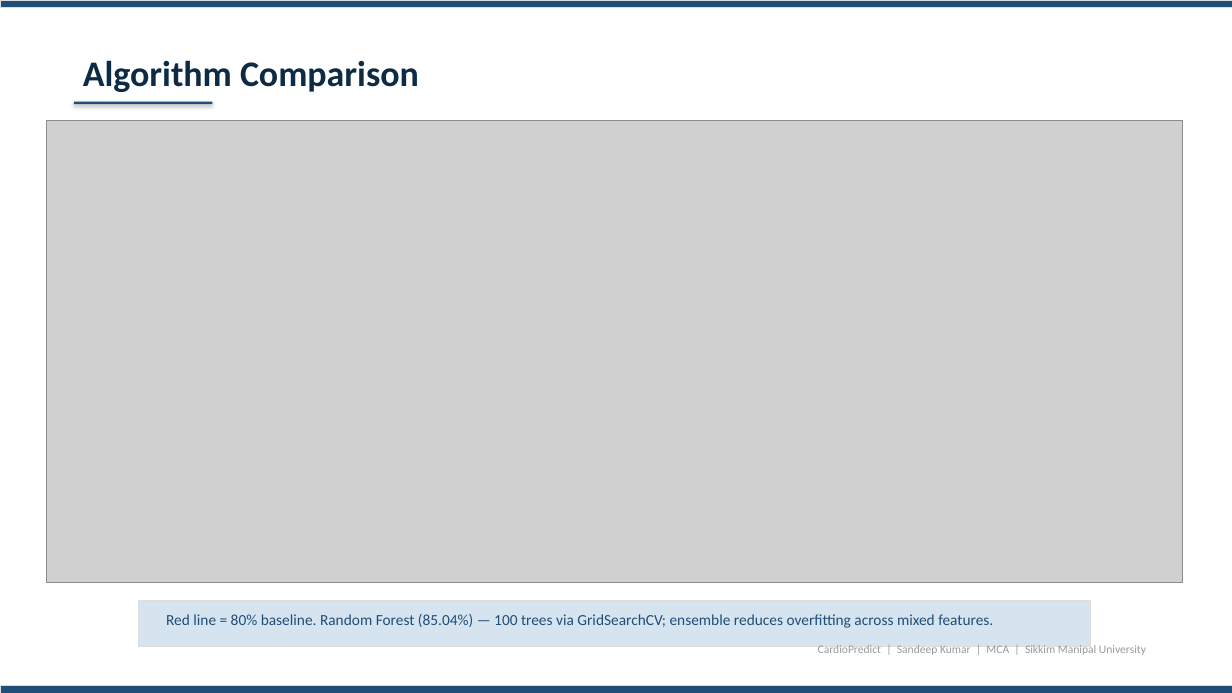
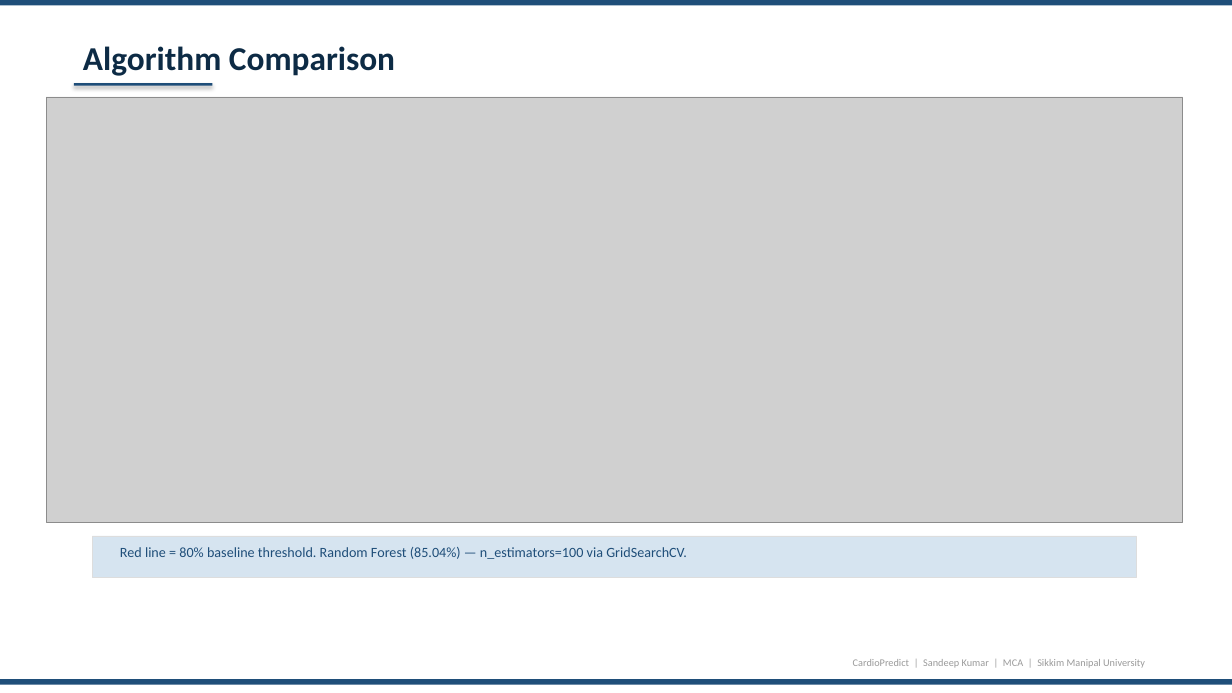
Before and after one commit to sandeeep-kr/HeartDiseaseProject, a slide deck: slide 7 of CardioPredict_Presentation.pptx. Drawn at 1232x693 pixels with LibreOffice and Linux fonts; fonts in the diff are those of the drawing; grey boxes stand for pictures. Boxes give left, top, right and bottom in pixels: in the first picture for what was removed or moved away, otherwise in the second. Text is boxed around its words. In the diff, an @@ line names an element or a change of style, - is before the commit and + after.

Commit message:
Fix PPT formatting: overflow fixes, consistent headers/footers, no emoji, proper spacing

```diff
--- a/CardioPredict_Presentation.pptx
+++ b/CardioPredict_Presentation.pptx
@@ rectangle at bbox=[0, 0, 1232, 6]: outline #DDDDDD 0.5 pt to none @@
@@ text "Algorithm Comparison": place and size @@
-text "Algorithm Comparison" at bbox=[83, 60, 419, 92]
+text "Algorithm Comparison" at bbox=[83, 46, 395, 76]
@@ text "Algorithm Comparison" at bbox=[83, 46, 395, 76]: size 28 to 26 pt @@
@@ rectangle: place and size @@
-rectangle at bbox=[74, 102, 213, 104]
+rectangle at bbox=[74, 83, 213, 86]
@@ picture: place and size @@
-picture at bbox=[46, 120, 1183, 582]
+picture at bbox=[46, 97, 1183, 522]
@@ rectangle: place and size @@
-rectangle at bbox=[139, 601, 1091, 647]
+rectangle at bbox=[92, 536, 1137, 578]
@@ text at bbox=[120, 547, 687, 559]: text changed; size 12 to 11 pt @@
-Red line = 80% baseline. Random Forest (85.04%) — 100 trees via GridSearchCV; ensemble reduces overfitting across mixed features.
+Red line = 80% baseline threshold. Random Forest (85.04%) — n_estimators=100 via GridSearchCV.
@@ text "CardioPredict | Sandeep Kumar | ...": place and size @@
-text "CardioPredict | Sandeep Kumar | ..." at bbox=[818, 645, 1146, 655]
+text "CardioPredict | Sandeep Kumar | ..." at bbox=[853, 659, 1145, 667]
@@ text "CardioPredict | Sandeep Kumar | ..." at bbox=[853, 659, 1145, 667]: size 9 to 8 pt @@
@@ rectangle at bbox=[0, 679, 1232, 685]: outline #DDDDDD 0.5 pt to none @@
@@ rectangle: place and size @@
-rectangle at bbox=[0, 686, 1232, 693]
+rectangle at bbox=[0, 679, 1232, 685]
```
Also in this commit, not shown: 14 other slides changed.
